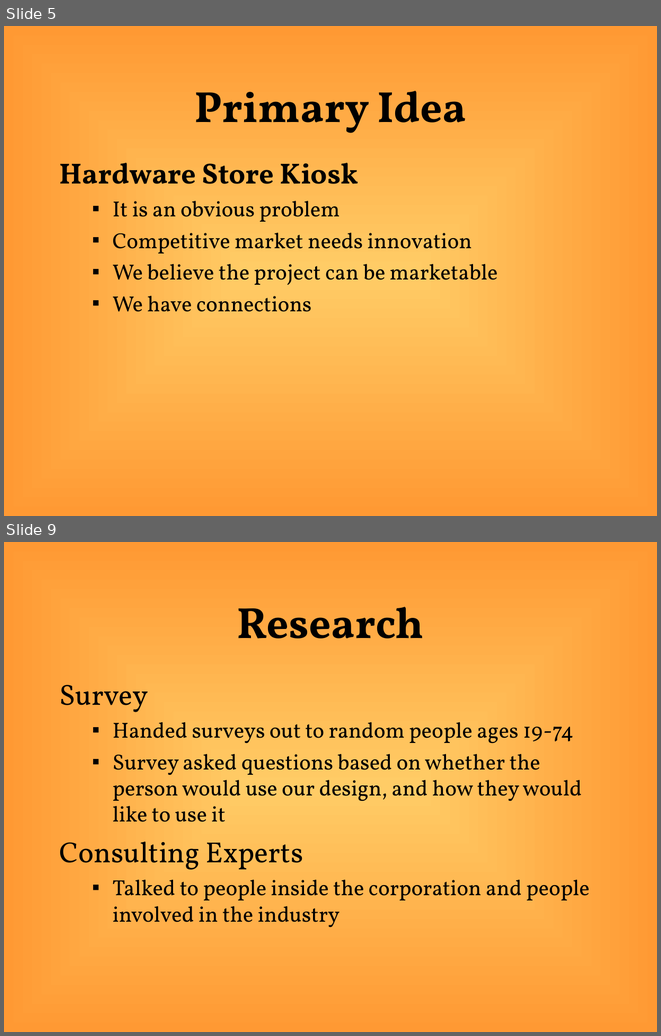
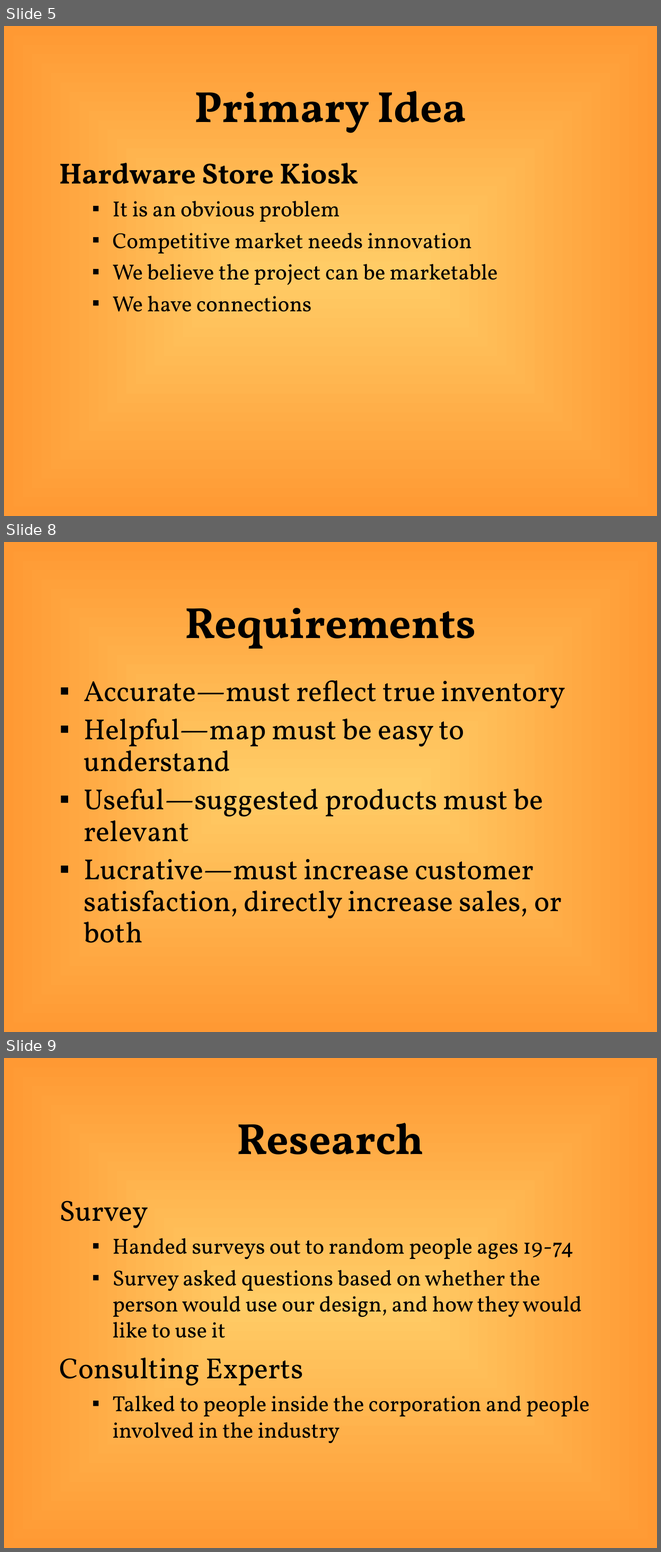
Before and after one commit to jliem/ninea1, a slide deck: doc/s1/Presentation-SeniorDesign.ppt. Shown one above the other, each under a label of ours: slides 5 and 9 before the commit, slides 5, 8 and 9 after it; the slides between them are not shown. The pictures are 661x1036 and 661x1552 pixels, drawn with LibreOffice and Linux fonts; fonts in the diff are those of the drawing. Boxes give left, top, right and bottom in pixels: in the first picture for what was removed or moved away, otherwise in the second. Text is boxed around its words. In the diff, an @@ line names an element or a change of style, - is before the commit and + after.

Commit message:
Updated product vision, requirements on presentation

```diff
--- a/doc/s1/Presentation-SeniorDesign.ppt
+++ b/doc/s1/Presentation-SeniorDesign.ppt
@@ slide 8 added at (x1=4, y1=542, x2=657, y2=1032), background gradient #FFCC66 to #FF9933 @@
@@ title added at (x1=185, y1=608, x2=476, y2=649), 48 pt, text #000000, bold @@
+Requirements
@@ text added at (x1=84, y1=680, x2=565, y2=943), 32 pt, text #000000 @@
+▪ Accurate—must reflect true inventory
+▪ Helpful—map must be easy to understand
+▪ Useful—suggested products must be relevant
+▪ Lucrative—must increase customer satisfaction, directly increase sales, or both
```
Also in this commit, not shown: 2 other slides added, 3 slides removed.
